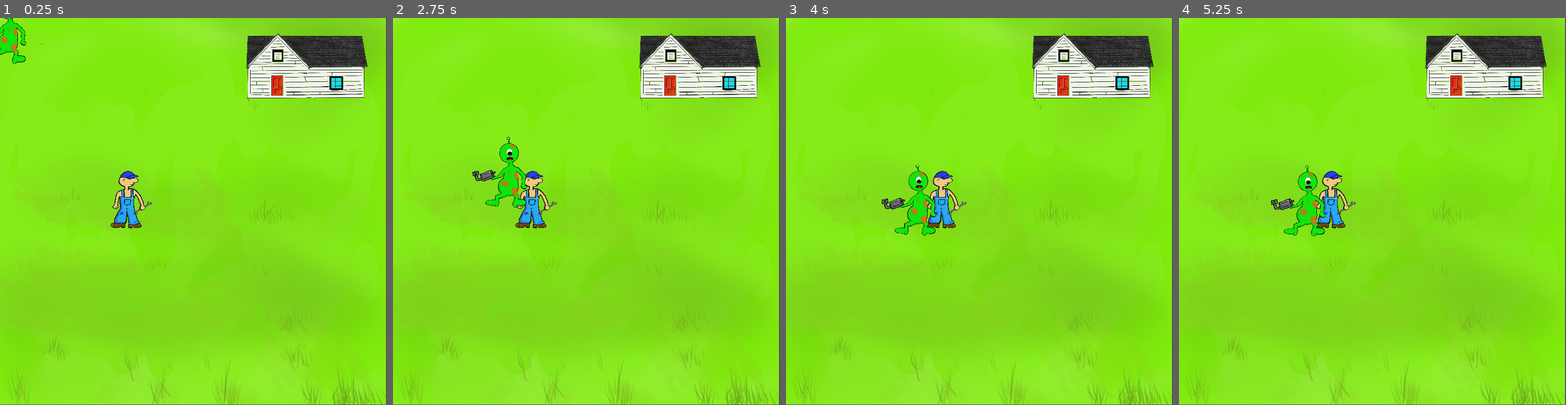
Above: before the commit, frames 1-4 (left to right).
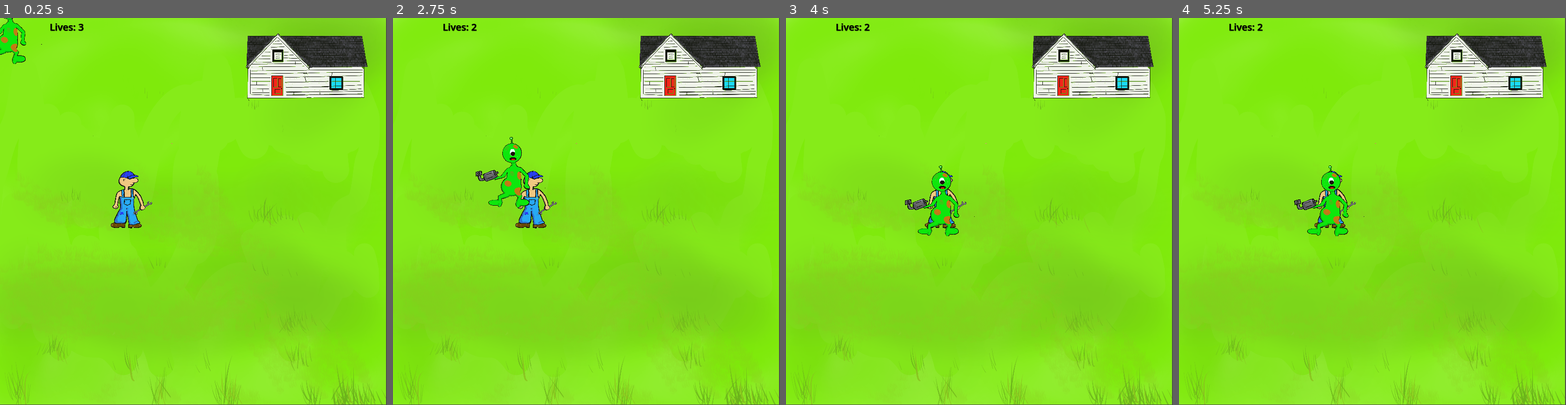
Above: after the commit, the same moments.

Repository: amychen108/crop-pocalypse
Game: Godot game, scene res://Level1.tscn
The game is run twice, just before and just after one commit, with the same random seed, the same clock (stepped at 60 frames per second) and the same inputs. The project has no main scene, so this scene is started directly.
Inputs:
- Up to frame 1 (0.25 s): no input
- Up to frame 2 (2.75 s): tap Enter (ui_accept) at 0.5, 0.77, 1.52 s; hold Right (ui_right) 0.53-2.03 s; hold Left (ui_left) from 2.03 s (still down)
- Up to frame 3 (4 s): release Left (ui_left) at 2.78 s; hold Right (ui_right) from 2.78 s (still down); tap Enter (ui_accept) at 3.02, 3.77 s
- Up to frame 4 (5.25 s): release Right (ui_right) at 4.28 s; hold Left (ui_left) 4.28-5.03 s; tap Enter (ui_accept) at 4.52 s; hold Right (ui_right) from 5.03 s (still down)

The runs differ from the first frame. In frame 1, less than 0.1% of the frame differs, in the area x 13-22%, y 1-4%; in frame 2, 0.9%; in frame 3, 1.7%; in frame 4, 1.7%, in the area x 13-48%, y 1-57%.

Commit message:
Added lives for levels 1 and 2, when lives run out, game ends.

Diff:
--- a/src/view/Alien1.gd
+++ b/src/view/Alien1.gd
@@ -2,7 +2,9 @@
 
 var player
 func _ready():
-		player = get_node("/root/Node2D/FarmHand2")
+	player = get_node("/root/Node2D/FarmHand2")
+	add_to_group("Aliens")
+
 func _physics_process(delta):
 	# Add the gravity.
 	var direction = global_position.direction_to(player.global_position)
--- a/src/view/FarmHand.gd
+++ b/src/view/FarmHand.gd
@@ -1,21 +1,22 @@
-extends CharacterBody2D
+extends Area2D
 
+var health
 const SPEED = 300.0
 const JUMP_VELOCITY = -400.0
-
-# Get the gravity from the project settings to be synced with RigidBody nodes.
-var gravity = ProjectSettings.get_setting("physics/2d/default_gravity")
+var collision
+var input
+var alien
 
 # Called when the node enters the scene tree for the first time.
 func _ready():
-	pass # Replace with function body.
+	alien = get_node("Node2D/Alien")
 
 # Called every frame. 'delta' is the elapsed time since the previous frame.
 func _process(delta):
 	pass
 func _physics_process(delta):
 	var screensize = get_viewport_rect().size
-	var input = Vector2()
+	input = Vector2()
 	if Input.is_key_pressed(KEY_W):
 		input.y = -10
 	elif Input.is_key_pressed(KEY_S):
@@ -35,3 +36,7 @@
 	position += input
 	position.x = clamp(position.x, 0, screensize.x)
 	position.y = clamp(position.y, 0, screensize.y)
+
+
+func _on_body_entered(body):
+	$Health.lose_life()
--- a/src/view/Farmer.gd
+++ b/src/view/Farmer.gd
@@ -1,4 +1,4 @@
-extends CharacterBody2D
+extends Area2D
 
 # Called when the node enters the scene tree for the first time.
 func _ready():
@@ -30,3 +30,7 @@
 	position += input
 	position.x = clamp(position.x, 0, screensize.x)
 	position.y = clamp(position.y, 0, screensize.y)
+
+
+func _on_body_entered(body):
+	$Health2.lose_life()
--- a/src/view/Farmer.tscn
+++ b/src/view/Farmer.tscn
@@ -7,7 +7,7 @@
 radius = 51.0
 height = 172.0
 
-[node name="Farmer" type="CharacterBody2D"]
+[node name="Farmer" type="Area2D"]
 script = ExtResource("1_ck53n")
 
 [node name="CollisionShape2D" type="CollisionShape2D" parent="."]
@@ -17,3 +17,5 @@
 position = Vector2(86.9999, 59)
 scale = Vector2(0.690726, 0.75)
 texture = ExtResource("2_l5x7h")
+
+[connection signal="body_entered" from="." to="." method="_on_body_entered"]
--- /dev/null
+++ b/src/view/Health.gd
@@ -0,0 +1,18 @@
+extends Node
+
+var lives = 3
+var scene_tree
+
+# Called when the node enters the scene tree for the first time.
+func _ready():
+	scene_tree = get_tree()
+	$Lives.text = "Lives: " + str(lives)
+
+func lose_life():
+	lives -= 1
+	$Lives.text = "Lives: " + str(lives)
+	if lives <= 0:
+		scene_tree.change_scene_to_file("res://YouLose.tscn")
+
+func get_lives():
+	return lives
--- /dev/null
+++ b/src/view/Health2.gd
@@ -0,0 +1,17 @@
+extends Node
+
+var lives = 3
+var scene_tree
+
+func _ready():
+	scene_tree = get_tree()
+	$Lives2.text = "Lives: " + str(lives)
+
+func lose_life():
+	lives -= 1
+	$Lives2.text = "Lives: " + str(lives)
+	if lives <= 0:
+		scene_tree.change_scene_to_file("res://YouLose.tscn")
+
+func get_lives():
+	return lives
--- /dev/null
+++ b/src/view/LIvesLabel1.gd
@@ -0,0 +1,11 @@
+extends Node2D
+
+
+# Called when the node enters the scene tree for the first time.
+func _ready():
+	pass # Replace with function body.
+
+
+# Called every frame. 'delta' is the elapsed time since the previous frame.
+func _process(delta):
+	pass
--- a/src/view/Level1.tscn
+++ b/src/view/Level1.tscn
@@ -1,10 +1,11 @@
-[gd_scene load_steps=6 format=3 uid="uid://wjh0txkfdpou"]
+[gd_scene load_steps=7 format=3 uid="uid://wjh0txkfdpou"]
 
 [ext_resource type="Texture2D" uid="uid://dh5u3aim0ijo" path="res://Landscape.png" id="1_0q8aa"]
 [ext_resource type="Script" path="res://Alien1.gd" id="2_1fqjg"]
 [ext_resource type="PackedScene" uid="uid://cx46yqg3fftyg" path="res://Alien.tscn" id="4_4hwvj"]
 [ext_resource type="Texture2D" uid="uid://dcxrxf5nnwxy6" path="res://Farmhouse.png" id="4_sejto"]
 [ext_resource type="PackedScene" uid="uid://cvye1tb86u1k5" path="res://farm_hand.tscn" id="5_u7kou"]
+[ext_resource type="Script" path="res://Health.gd" id="7_xfcs3"]
 
 [node name="Node2D" type="Node2D"]
 position = Vector2(0, -2)
@@ -24,5 +25,23 @@
 [node name="FarmHand2" parent="." instance=ExtResource("5_u7kou")]
 position = Vector2(531, 774)
 
+[node name="Health" type="Node" parent="FarmHand2"]
+script = ExtResource("7_xfcs3")
+
+[node name="Lives" type="Label" parent="FarmHand2/Health"]
+offset_left = 205.0
+offset_top = 8.0
+offset_right = 345.0
+offset_bottom = 63.0
+theme_type_variation = &"HeaderLarge"
+theme_override_colors/font_color = Color(0, 0, 0, 1)
+theme_override_colors/font_shadow_color = Color(0, 0, 0, 1)
+theme_override_font_sizes/font_size = 40
+vertical_alignment = 1
+
+[node name="CollisionShape2D2" type="CollisionShape2D" parent="FarmHand2"]
+
 [node name="Alien" parent="." instance=ExtResource("4_4hwvj")]
 script = ExtResource("2_1fqjg")
+
+[connection signal="body_entered" from="FarmHand2" to="FarmHand2" method="_on_body_entered"]
--- a/src/view/Level2.tscn
+++ b/src/view/Level2.tscn
@@ -1,7 +1,8 @@
-[gd_scene load_steps=6 format=3 uid="uid://df0tunq0rhvfl"]
+[gd_scene load_steps=7 format=3 uid="uid://df0tunq0rhvfl"]
 
 [ext_resource type="Texture2D" uid="uid://dh5u3aim0ijo" path="res://Landscape.png" id="1_n5n87"]
 [ext_resource type="PackedScene" uid="uid://bb5biilmrib2f" path="res://Farmer.tscn" id="3_dc2r7"]
+[ext_resource type="Script" path="res://Health2.gd" id="4_7wg8i"]
 [ext_resource type="Texture2D" uid="uid://tgp3ogu84cnp" path="res://Tractor.png" id="4_kum5m"]
 [ext_resource type="PackedScene" uid="uid://cx46yqg3fftyg" path="res://Alien.tscn" id="4_pe3a8"]
 [ext_resource type="Script" path="res://Alien2.gd" id="5_n0vd3"]
@@ -24,6 +25,18 @@
 [node name="Farmer" parent="." instance=ExtResource("3_dc2r7")]
 position = Vector2(430, 999)
 
+[node name="Health2" type="Node" parent="Farmer"]
+script = ExtResource("4_7wg8i")
+
+[node name="Lives2" type="Label" parent="Farmer/Health2"]
+offset_left = 329.0
+offset_top = 16.0
+offset_right = 504.0
+offset_bottom = 91.0
+theme_override_colors/font_color = Color(0, 0, 0, 1)
+theme_override_colors/font_shadow_color = Color(0, 0, 0, 1)
+theme_override_font_sizes/font_size = 40
+
 [node name="Alien" parent="." instance=ExtResource("4_pe3a8")]
 position = Vector2(742, 321)
 script = ExtResource("5_n0vd3")
--- a/src/view/farm_hand.tscn
+++ b/src/view/farm_hand.tscn
@@ -7,7 +7,7 @@
 radius = 48.0
 height = 232.0
 
-[node name="FarmHand2" type="CharacterBody2D"]
+[node name="FarmHand2" type="Area2D"]
 script = ExtResource("1_3hl2v")
 
 [node name="Farmhand" type="Sprite2D" parent="."]
